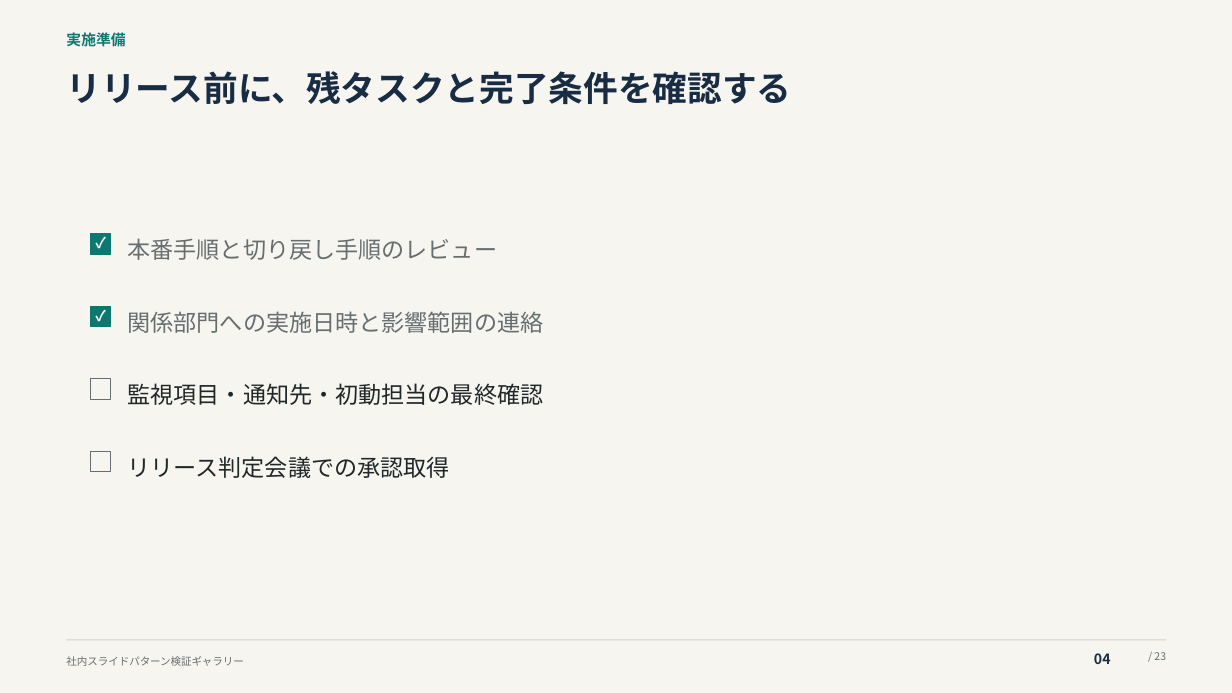
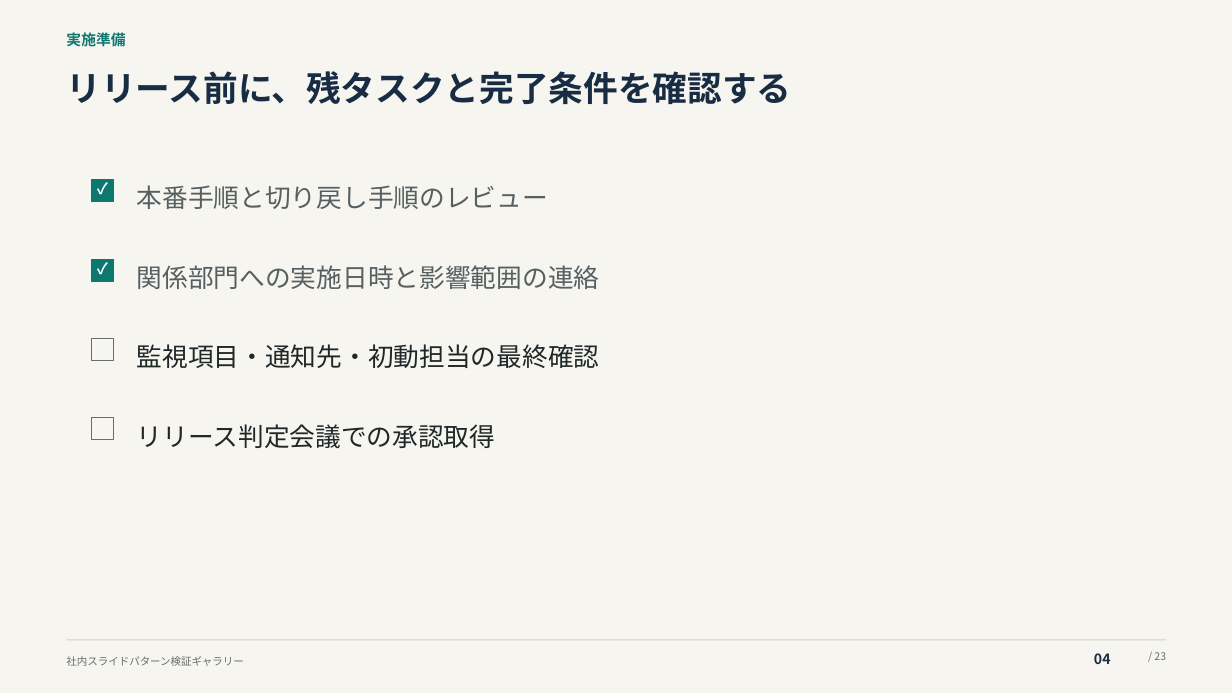
Before and after one commit to thinas1115/pptxdsl, a slide deck: slide 4 of examples/gallery/pattern_gallery.pptx. Drawn at 1232x693 pixels with LibreOffice and Linux fonts; fonts in the diff are those of the drawing. Boxes give left, top, right and bottom in pixels: in the first picture for what was removed or moved away, otherwise in the second. Text is boxed around its words. In the diff, an @@ line names an element or a change of style, - is before the commit and + after.

```diff
--- a/examples/gallery/pattern_gallery.pptx
+++ b/examples/gallery/pattern_gallery.pptx
@@ text "✓" at (91, 177, 114, 201): size 11.5 to 12 pt @@
@@ text "✓": place and size @@
-text "✓" at (91, 231, 111, 254)
+text "✓" at (91, 177, 114, 201)
@@ text "本番手順と切り戻し手順のレビュー" at (137, 185, 548, 209): size 18 to 20 pt, text colour #666E70 to #566062 @@
@@ text "本番手順と切り戻し手順のレビュー": place and size @@
-text "本番手順と切り戻し手順のレビュー" at (128, 238, 498, 260)
+text "本番手順と切り戻し手順のレビュー" at (137, 185, 548, 209)
@@ rectangle: place and size @@
-rectangle at (91, 234, 111, 254)
+rectangle at (91, 180, 114, 202)
@@ text "✓": place and size @@
-text "✓" at (91, 304, 111, 327)
+text "✓" at (91, 257, 114, 280)
@@ text "✓" at (91, 257, 114, 280): size 11.5 to 12 pt @@
@@ rectangle: place and size @@
-rectangle at (91, 307, 111, 327)
+rectangle at (91, 259, 114, 281)
@@ text "関係部門への実施日時と影響範囲の連絡": place and size @@
-text "関係部門への実施日時と影響範囲の連絡" at (128, 311, 544, 333)
+text "関係部門への実施日時と影響範囲の連絡" at (137, 265, 600, 289)
@@ text "関係部門への実施日時と影響範囲の連絡" at (137, 265, 600, 289): size 18 to 20 pt, text colour #666E70 to #566062 @@
@@ rectangle: place and size @@
-rectangle at (91, 379, 111, 399)
+rectangle at (91, 338, 114, 360)
@@ text "監視項目・通知先・初動担当の最終確認" at (137, 344, 600, 368): size 18 to 20 pt @@
@@ text "監視項目・通知先・初動担当の最終確認": place and size @@
-text "監視項目・通知先・初動担当の最終確認" at (128, 383, 544, 405)
+text "監視項目・通知先・初動担当の最終確認" at (137, 344, 600, 368)
@@ rectangle: place and size @@
-rectangle at (91, 452, 111, 472)
+rectangle at (91, 418, 114, 440)
@@ text "リリース判定会議での承認取得": place and size @@
-text "リリース判定会議での承認取得" at (128, 456, 450, 478)
+text "リリース判定会議での承認取得" at (137, 424, 496, 449)
@@ text "リリース判定会議での承認取得" at (137, 424, 496, 449): size 18 to 20 pt @@
```
Also in this commit, not shown: 2 other slides changed, 3 other files.
